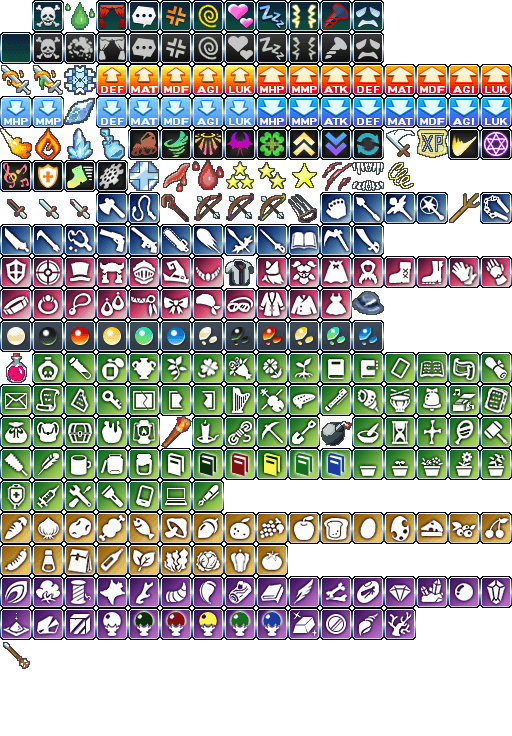
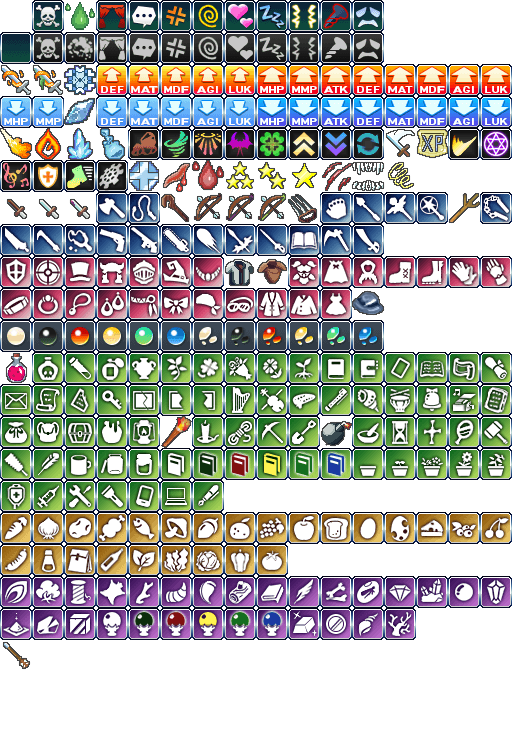
Before/after of a 512 × 736 layered artwork. What changed in the layer stack:
added layer "Leather Armour" above "Bomb" over <box>258,260,286,283</box>
painted on "Layer 1" over <box>256,256,288,288</box>
